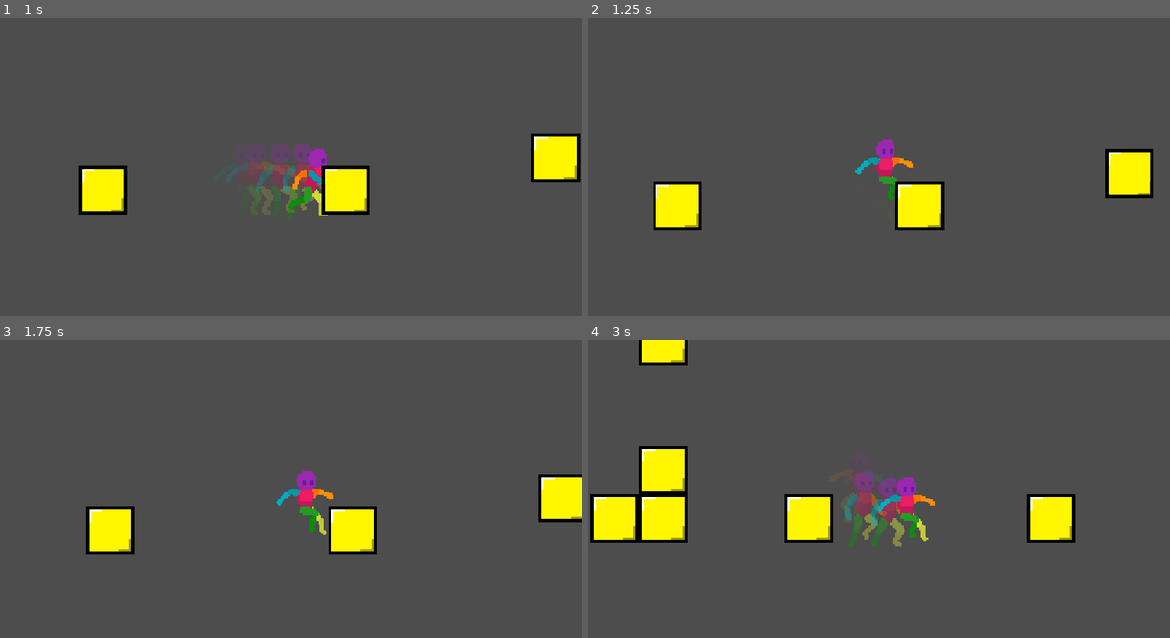
Above: before the commit, frames 1-4 (two rows, left to right).
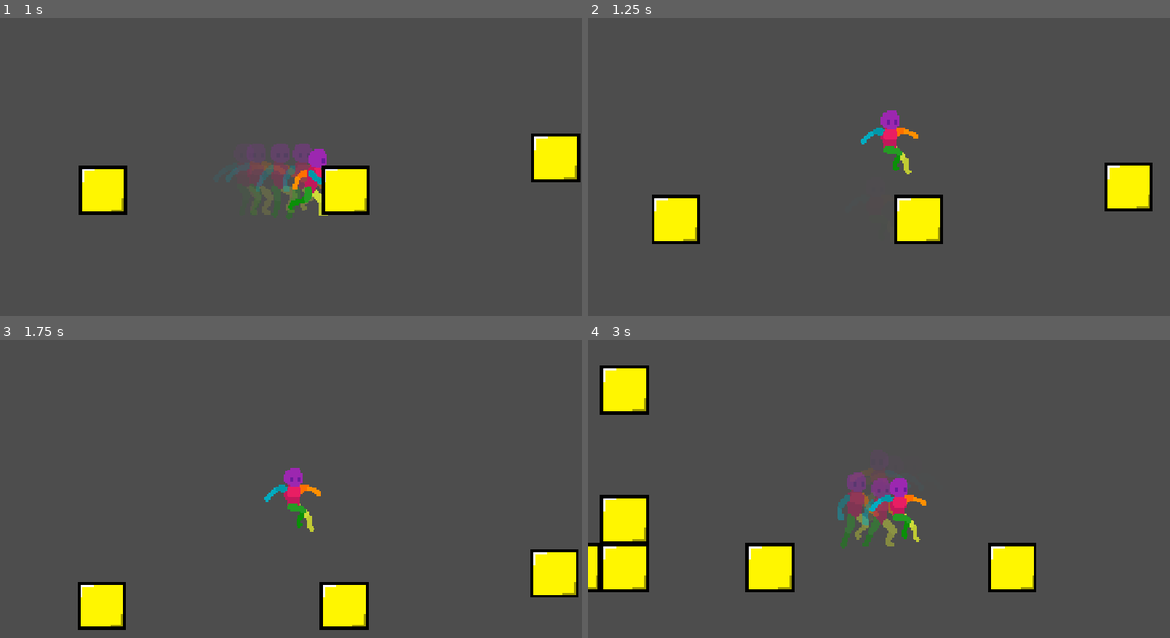
Above: after the commit, the same moments.

Repository: Side-Flip/Mercury
Game: Godot game, scene res://Scenes/Game.tscn
Two runs of this game, one before a commit and one after it. Both use one fixed random seed, a clock stepped at 60 frames per second and the inputs below.
Inputs (mouse positions are in pixels of both pictures, inside the frame that each line leads up to):
- Up to frame 1 (1 s): tap Enter at 0.5 s; move the mouse to (419, 164) at 0.52 s; hold D (move_right) from 0.53 s (still down); tap Shift (dash) at 0.6 s; tap Space (jump) at 0.77 s; tap E (hook) at 0.8 s
- Up to frame 2 (1.25 s): keep holding D (move_right); tap Space (jump) at 1.07 s
- Up to frame 3 (1.75 s): keep holding D (move_right); move the mouse to (174, 518) at 1.27 s; tap E (hook) at 1.35 s; tap Space (jump) at 1.52, 1.55 s
- Up to frame 4 (3 s): tap Space (jump) at 1.82, 2.1 s; move the mouse to (937, 432) at 2.02 s; release D (move_right) at 2.03 s; hold A (move_left) 2.03-2.78 s; tap Shift (dash) at 2.3, 2.85 s; move the mouse to (849, 569) at 2.77 s; hold D (move_right) from 2.78 s (still down)

Frame 1 is identical in both runs. In frame 2, 4.2% of the frame differs, in the area x 11-98%, y 30-76%; in frame 3, 8.9%; in frame 4, 15%, in the area x 0-84%, y 0-85%.

Commit message:
Adjusted hook mechanics

Diff:
--- a/Scenes/Game.tscn
+++ b/Scenes/Game.tscn
@@ -71,6 +71,7 @@
 hook_pull_speed = 1800.0
 hook_max_dist = 400.0
 can_dash = true
+can_wall_slide = true
 
 [node name="Camera2D" type="Camera2D" parent="Player"]
 position = Vector2(-1.4, 4.1)
--- a/Scenes/player.tscn
+++ b/Scenes/player.tscn
@@ -215,6 +215,8 @@
 speed = 600.0
 acceleration = 0.5
 jump_force = -1100
+hook_boost = 2.0
+hook_max_dist = 100.0
 
 [node name="DashParticles" type="GPUParticles2D" parent="."]
 material = SubResource("ShaderMaterial_pu2lt")
--- a/Scripts/player.gd
+++ b/Scripts/player.gd
@@ -27,6 +27,7 @@
 @onready var raycast_hook: RayCast2D = $RayCastHook
 
 # ------- Available shit -------
+@export_group("Toggleable Settings")
 @export var can_double_jump = false
 @export var can_dash = false
 @export var can_wall_slide = false
--- a/Scripts/player_control/player_states/player_state_dashing.gd
+++ b/Scripts/player_control/player_states/player_state_dashing.gd
@@ -10,7 +10,7 @@
 	dash_direction = Input.get_axis("move_left", "move_right")
 	player.start_dash_cooldown()
 
-func on_physics_process(delta):
+func on_physics_process(_delta):
 	var current_distance = abs(player.position.x - dash_start_pos)
 	if not current_distance >= player.dash_max_distance:
 		player.velocity.x = dash_direction * player.dash_speed * player.dash_curve.sample(current_distance / player.dash_max_distance)
--- a/Scripts/player_control/player_states/player_state_hooking.gd
+++ b/Scripts/player_control/player_states/player_state_hooking.gd
@@ -1,29 +1,32 @@
 extends PlayerStateGravityBase
 
 var hook_target_point = Vector2.ZERO
-var arrived_threshold = 20.0
+var arrived_threshold = 10
 
 func start():
 	var mouse_pos = player.get_global_mouse_position()
 	var aim_direction = (mouse_pos - player.global_position).normalized()
 
-	player.raycast_hook.target_position = aim_direction * player.hook_max_dist
+	var hook_global_point = player.global_position + (aim_direction * player.hook_max_dist)
+
+	player.raycast_hook.target_position = player.to_local(hook_global_point)
 	player.raycast_hook.force_raycast_update()
 
 	if player.raycast_hook.is_colliding():
 		hook_target_point = player.raycast_hook.get_collision_point()
 	else:
-		hook_target_point = player.global_position + (aim_direction * player.hook_max_dist)
+		hook_target_point = hook_global_point
 
 	player.hook_max_charges -= 1
 
 func on_physics_process(delta):
 	var direction = (hook_target_point - player.global_position).normalized()
 
-	player.velocity = player.velocity.lerp(direction * player.hook_pull_speed, 0.9)
+	player.velocity = player.velocity.lerp(direction * player.hook_pull_speed, 0.5)
 	player.move_and_slide()
 
 	var distance = player.global_position.distance_to(hook_target_point)
+
 	if distance < arrived_threshold:
 		player.velocity *= 0.5
 		state_machine._change_to("PlayerStateFalling")
